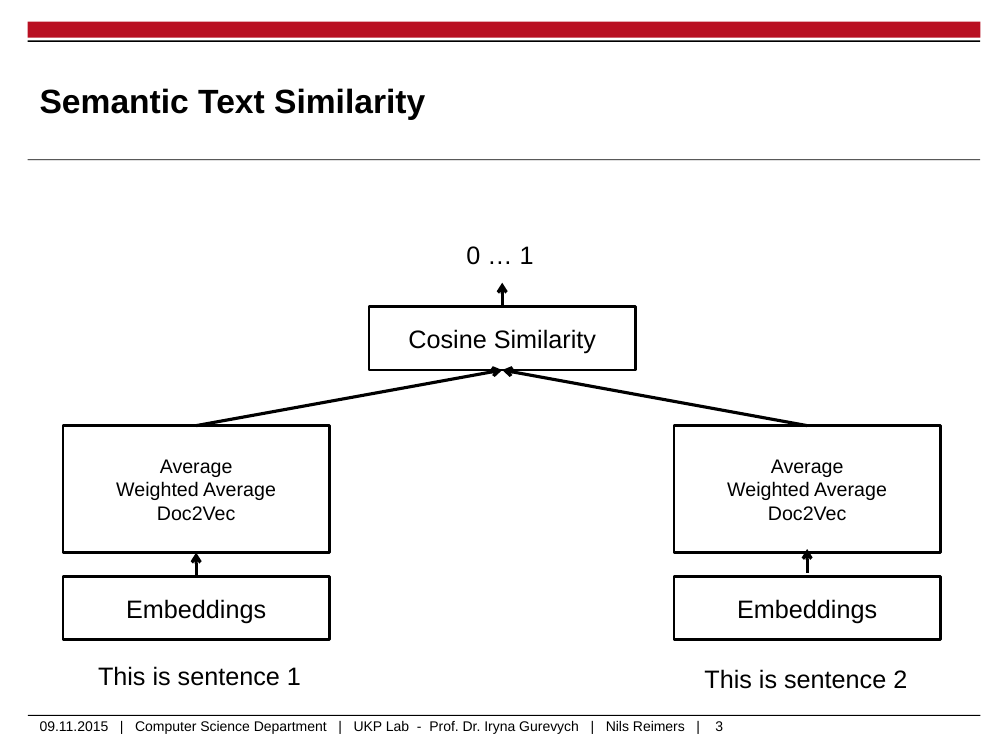
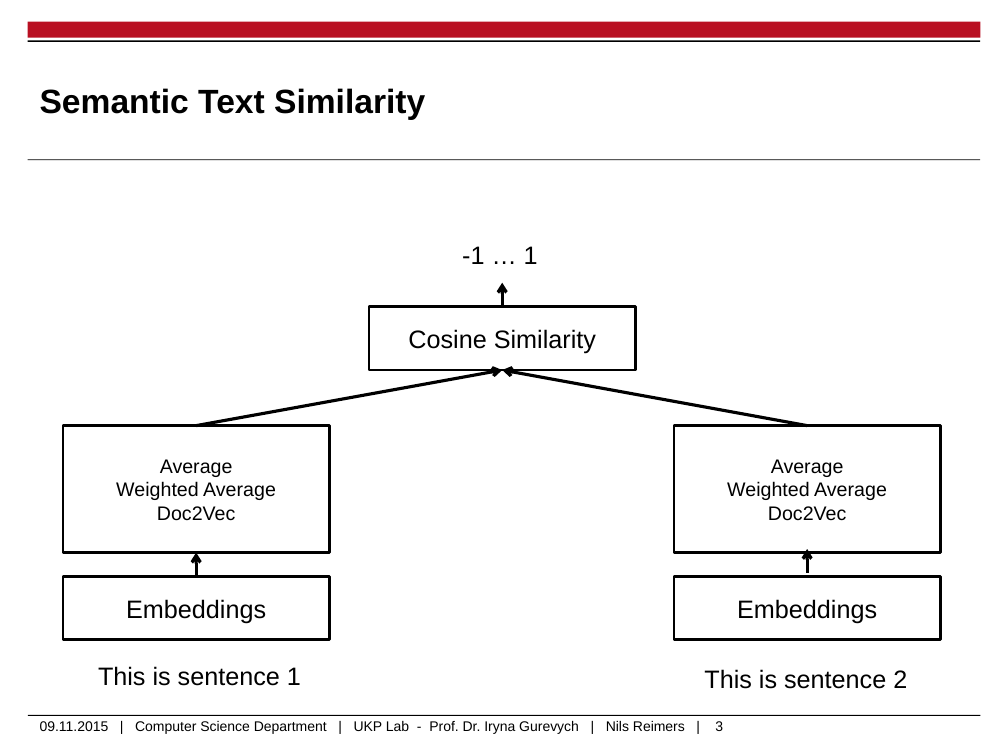
Before and after one commit to UKPLab/deeplearning4nlp-tutorial, a slide deck: slide 3 of 2015-10_Lecture/Lecture6/2015-11-09_Recurrent.pptx. Drawn at 1008x756 pixels with LibreOffice and Linux fonts; fonts in the diff are those of the drawing; background and template pictures are left out. Boxes give left, top, right and bottom in pixels: in the first picture for what was removed or moved away, otherwise in the second. Text is boxed around its words. In the diff, an @@ line names an element or a change of style, - is before the commit and + after.

Commit message:
File update

```diff
--- a/2015-10_Lecture/Lecture6/2015-11-09_Recurrent.pptx
+++ b/2015-10_Lecture/Lecture6/2015-11-09_Recurrent.pptx
@@ text at box(462, 246, 538, 264): text changed @@
-0 … 1
+-1 … 1
```
